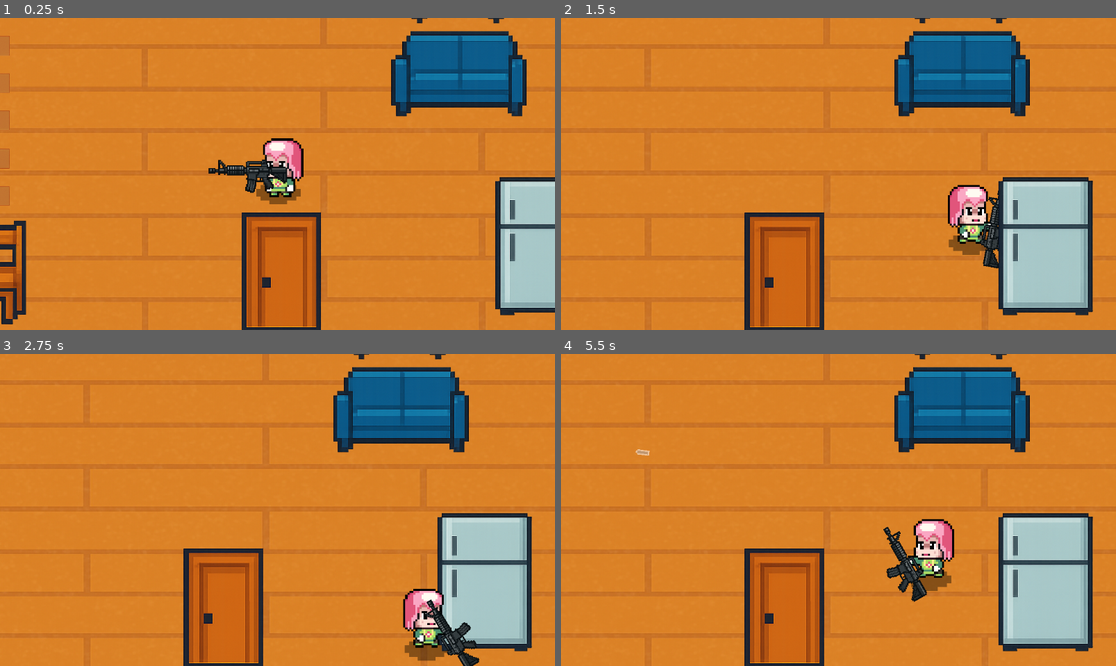
Above: before the commit, frames 1-4 (two rows, left to right).
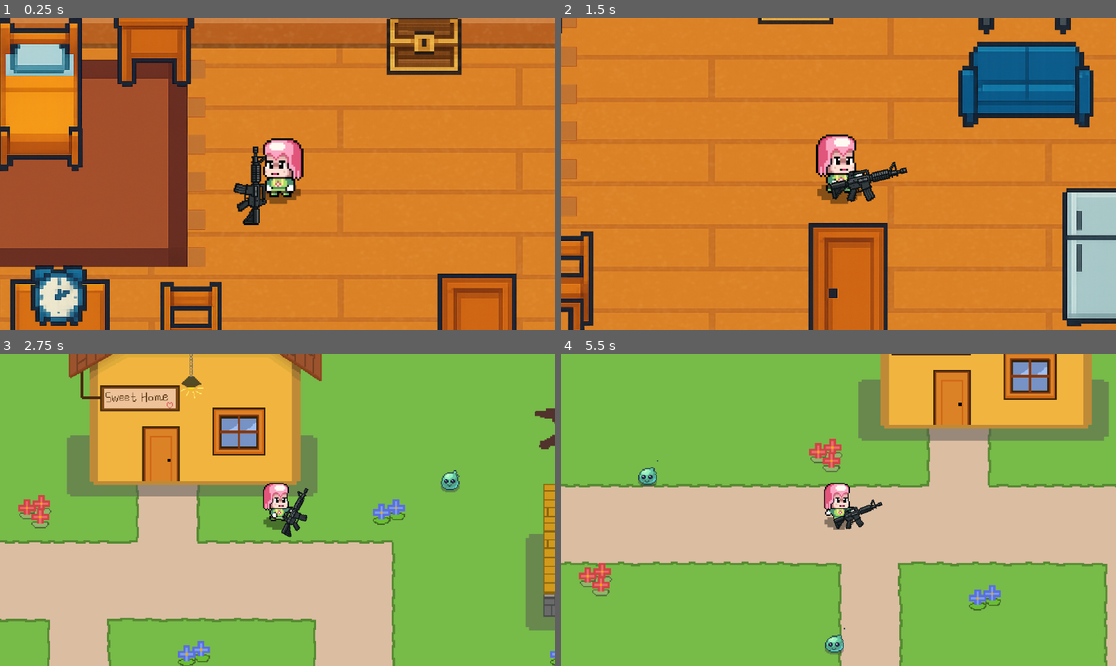
Above: after the commit, the same moments.

Repository: Zhipi123/GameProgramming-KnightAli
Game: Godot game, scene res://Scene/home.tscn
The game is run twice, just before and just after one commit, with the same random seed, the same clock (stepped at 60 frames per second) and the same inputs.
Inputs (mouse positions are in pixels of both pictures, inside the frame that each line leads up to):
- Up to frame 1 (0.25 s): no input
- Up to frame 2 (1.5 s): move the mouse to (960, 158) at 0.52 s; hold Right (ui_right) 0.53-1.28 s; click (960, 158) at 0.67 s; move the mouse to (727, 189) at 1.27 s; hold Down (ui_down) from 1.28 s (still down)
- Up to frame 3 (2.75 s): move the mouse to (333, 441) at 2.02 s; release Down (ui_down) at 2.03 s; hold Right (ui_right) from 2.03 s (still down)
- Up to frame 4 (5.5 s): move the mouse to (810, 572) at 2.77 s; release Right (ui_right) at 2.78 s; hold Up (ui_up) 2.78-3.53 s; click (810, 572) at 2.92 s; move the mouse to (1005, 556) at 3.52 s; hold Left (ui_left) 3.53-5.03 s; move the mouse to (672, 463) at 4.27 s; move the mouse to (866, 510) at 5.02 s; hold Down (ui_down) from 5.03 s (still down); click (866, 510) at 5.17 s

The runs differ from the first frame. In frame 1, 54% of the frame differs, in the area x 0-100%, y 0-100%; in frame 2, 32%; in frame 3, 98%; in frame 4, 100%.

Commit message:
Scene change
The logic of scene switching is handled. Add a shop scene.

Diff:
--- a/Knight Ali New/Scene/grass.tscn
+++ b/Knight Ali New/Scene/grass.tscn
@@ -82,6 +82,9 @@
 [sub_resource type="RectangleShape2D" id="RectangleShape2D_nh2w5"]
 size = Vector2(27.5, 14)
 
+[sub_resource type="RectangleShape2D" id="RectangleShape2D_n3faq"]
+size = Vector2(35, 13.5)
+
 [node name="GrassScene" type="Node2D"]
 y_sort_enabled = true
 position = Vector2(74, -1)
@@ -139,7 +142,7 @@
 shape = SubResource("RectangleShape2D_nh2w5")
 
 [node name="player" parent="." instance=ExtResource("5_q6snc")]
-position = Vector2(284, 240)
+position = Vector2(540, 174)
 scale = Vector2(0.497, 0.497)
 
 [node name="enemy2" parent="." instance=ExtResource("8_8y62i")]
@@ -166,5 +169,13 @@
 [node name="enemy8" parent="." instance=ExtResource("8_8y62i")]
 position = Vector2(755, 573)
 
+[node name="GoIntoShop" type="Area2D" parent="."]
+
+[node name="CollisionShape2D" type="CollisionShape2D" parent="GoIntoShop"]
+position = Vector2(697, 278)
+shape = SubResource("RectangleShape2D_n3faq")
+
 [connection signal="body_entered" from="GoBackToHome" to="." method="_on_go_back_to_home_body_entered"]
 [connection signal="body_exited" from="GoBackToHome" to="." method="_on_go_back_to_home_body_exited"]
+[connection signal="body_entered" from="GoIntoShop" to="." method="_on_go_into_shop_body_entered"]
+[connection signal="body_exited" from="GoIntoShop" to="." method="_on_go_into_shop_body_exited"]
--- a/Knight Ali New/Scene/home.tscn
+++ b/Knight Ali New/Scene/home.tscn
@@ -134,7 +134,7 @@
 shape = SubResource("RectangleShape2D_nkyp5")
 
 [node name="player" parent="." instance=ExtResource("5_474hv")]
-position = Vector2(742, 455)
+position = Vector2(510, 382)
 
 [connection signal="body_entered" from="GoOutToGrass" to="." method="_on_go_out_to_grass_body_entered"]
 [connection signal="body_exited" from="GoOutToGrass" to="." method="_on_go_out_to_grass_body_exited"]
--- a/Knight Ali New/Scene/player.tscn
+++ b/Knight Ali New/Scene/player.tscn
@@ -354,7 +354,7 @@
 [node name="on_attack_cooldown" type="Timer" parent="."]
 
 [node name="weapon_holder" type="Node2D" parent="."]
-position = Vector2(-1, 5)
+position = Vector2(0, 8)
 
 [connection signal="body_entered" from="player_hitbox" to="." method="_on_player_hitbox_body_entered"]
 [connection signal="body_exited" from="player_hitbox" to="." method="_on_player_hitbox_body_exited"]
--- /dev/null
+++ b/Knight Ali New/Scene/shop.tscn
@@ -0,0 +1,169 @@
+[gd_scene load_steps=18 format=3 uid="uid://d3whrgnext7xd"]
+
+[ext_resource type="Texture2D" uid="uid://be4ijg7vy7m4x" path="res://Background/shop.png" id="1_2gwsp"]
+[ext_resource type="Script" path="res://Script/shop.gd" id="1_5qg21"]
+[ext_resource type="Texture2D" uid="uid://32dhid0ht8k2" path="res://Items/shop-furniture.png" id="2_u0o3u"]
+[ext_resource type="Texture2D" uid="uid://t17qaf3vjkb0" path="res://Items/furnitures.png" id="3_61r7x"]
+[ext_resource type="Texture2D" uid="uid://bfyu4ujsl47ot" path="res://Items/chest.png" id="4_htokb"]
+[ext_resource type="Texture2D" uid="uid://cnwxs11b28mwg" path="res://Items/carpet.png" id="5_1jf23"]
+[ext_resource type="Texture2D" uid="uid://btg8ku0hw8mu8" path="res://weapon/allweapon.png" id="7_kc564"]
+[ext_resource type="PackedScene" uid="uid://exluca04i7q7" path="res://Scene/player.tscn" id="8_daeq7"]
+
+[sub_resource type="TileSetAtlasSource" id="TileSetAtlasSource_ch1cn"]
+texture = ExtResource("2_u0o3u")
+1:25/size_in_atlas = Vector2i(62, 26)
+1:25/0 = 0
+1:25/0/physics_layer_0/linear_velocity = Vector2(0, 0)
+1:25/0/physics_layer_0/angular_velocity = 0.0
+1:25/0/physics_layer_0/polygon_0/points = PackedVector2Array(-464, -32, 444, -52, 432, 180, 356, 184, 352, 140, -360, 144, -352, 188, -448, 188)
+41:5/size_in_atlas = Vector2i(8, 19)
+41:5/0 = 0
+41:5/0/physics_layer_0/linear_velocity = Vector2(0, 0)
+41:5/0/physics_layer_0/angular_velocity = 0.0
+50:7/size_in_atlas = Vector2i(11, 16)
+50:7/0 = 0
+50:7/0/physics_layer_0/linear_velocity = Vector2(0, 0)
+50:7/0/physics_layer_0/angular_velocity = 0.0
+3:5/size_in_atlas = Vector2i(20, 19)
+3:5/0 = 0
+3:5/0/physics_layer_0/linear_velocity = Vector2(0, 0)
+3:5/0/physics_layer_0/angular_velocity = 0.0
+25:4/size_in_atlas = Vector2i(15, 20)
+25:4/0 = 0
+25:4/0/physics_layer_0/linear_velocity = Vector2(0, 0)
+25:4/0/physics_layer_0/angular_velocity = 0.0
+
+[sub_resource type="TileSet" id="TileSet_ekb4h"]
+physics_layer_0/collision_layer = 1
+sources/1 = SubResource("TileSetAtlasSource_ch1cn")
+
+[sub_resource type="TileSetAtlasSource" id="TileSetAtlasSource_li4kj"]
+texture = ExtResource("3_61r7x")
+9:28/size_in_atlas = Vector2i(16, 16)
+9:28/0 = 0
+9:28/0/physics_layer_0/linear_velocity = Vector2(0, 0)
+9:28/0/physics_layer_0/angular_velocity = 0.0
+26:28/size_in_atlas = Vector2i(13, 19)
+26:28/0 = 0
+26:28/0/y_sort_origin = 120
+26:28/0/physics_layer_0/linear_velocity = Vector2(0, 0)
+26:28/0/physics_layer_0/angular_velocity = 0.0
+45:3/size_in_atlas = Vector2i(19, 23)
+45:3/0 = 0
+45:3/0/y_sort_origin = -60
+45:3/0/physics_layer_0/linear_velocity = Vector2(0, 0)
+45:3/0/physics_layer_0/angular_velocity = 0.0
+45:3/0/physics_layer_0/polygon_0/points = PackedVector2Array(-136, -92, 128, -78, 138, 88, 116, 98, 124, 152, 80, 156, 82, 96, -64, 100, -66, 158, -96, 156, -98, 88, -136, 88)
+19:48/size_in_atlas = Vector2i(22, 13)
+19:48/0 = 0
+19:48/0/physics_layer_0/linear_velocity = Vector2(0, 0)
+19:48/0/physics_layer_0/angular_velocity = 0.0
+19:48/0/physics_layer_0/polygon_0/points = PackedVector2Array(-166, -40, 148, -32, 144, 108, 106, 106, 104, 78, -120, 78, -132, 106, -162, 96)
+
+[sub_resource type="TileSetAtlasSource" id="TileSetAtlasSource_p3epm"]
+texture = ExtResource("4_htokb")
+2:3/size_in_atlas = Vector2i(12, 10)
+2:3/0 = 0
+2:3/0/physics_layer_0/linear_velocity = Vector2(0, 0)
+2:3/0/physics_layer_0/angular_velocity = 0.0
+2:3/0/physics_layer_0/polygon_0/points = PackedVector2Array(-87.6812, -33.9411, 83.4386, -36.7696, 86.267, 70.7107, -87.6812, 69.2965)
+
+[sub_resource type="TileSetAtlasSource" id="TileSetAtlasSource_ao7ea"]
+texture = ExtResource("5_1jf23")
+7:16/size_in_atlas = Vector2i(50, 33)
+7:16/0 = 0
+7:16/0/physics_layer_0/linear_velocity = Vector2(0, 0)
+7:16/0/physics_layer_0/angular_velocity = 0.0
+
+[sub_resource type="TileSet" id="TileSet_h28t0"]
+physics_layer_0/collision_layer = 1
+sources/0 = SubResource("TileSetAtlasSource_li4kj")
+sources/1 = SubResource("TileSetAtlasSource_p3epm")
+sources/2 = SubResource("TileSetAtlasSource_ao7ea")
+
+[sub_resource type="TileSetAtlasSource" id="TileSetAtlasSource_aqcsv"]
+texture = ExtResource("7_kc564")
+1:14/size_in_atlas = Vector2i(29, 13)
+1:14/0 = 0
+32:14/size_in_atlas = Vector2i(30, 11)
+32:14/0 = 0
+65:14/size_in_atlas = Vector2i(30, 13)
+65:14/0 = 0
+5:28/size_in_atlas = Vector2i(17, 14)
+5:28/0 = 0
+34:28/size_in_atlas = Vector2i(25, 13)
+34:28/0 = 0
+64:29/size_in_atlas = Vector2i(31, 13)
+64:29/0 = 0
+64:43/size_in_atlas = Vector2i(31, 13)
+64:43/0 = 0
+33:42/size_in_atlas = Vector2i(27, 14)
+33:42/0 = 0
+2:42/size_in_atlas = Vector2i(24, 14)
+2:42/0 = 0
+
+[sub_resource type="TileSet" id="TileSet_t833p"]
+sources/0 = SubResource("TileSetAtlasSource_aqcsv")
+
+[sub_resource type="RectangleShape2D" id="RectangleShape2D_whpew"]
+size = Vector2(88, 37.5)
+
+[node name="ShopScene" type="Node2D"]
+y_sort_enabled = true
+position = Vector2(-1, 1)
+script = ExtResource("1_5qg21")
+
+[node name="Shop" type="Sprite2D" parent="."]
+position = Vector2(577, -112)
+scale = Vector2(1.12109, 0.871812)
+texture = ExtResource("1_2gwsp")
+offset = Vector2(0, 500)
+
+[node name="furniture1" type="TileMap" parent="."]
+y_sort_enabled = true
+scale = Vector2(0.27, 0.27)
+tile_set = SubResource("TileSet_ekb4h")
+format = 2
+layer_0/name = "furniture"
+layer_0/y_sort_enabled = true
+layer_0/z_index = 1
+layer_0/tile_data = PackedInt32Array(4259893, 65537, 25, 1310908, 1638401, 4, 1376467, 3276801, 7, 1310953, 2686977, 5)
+
+[node name="furniture2" type="TileMap" parent="."]
+y_sort_enabled = true
+scale = Vector2(0.5, 0.5)
+tile_set = SubResource("TileSet_h28t0")
+format = 2
+layer_0/name = "carpet"
+layer_0/tile_data = PackedInt32Array(2883612, 458754, 16)
+layer_1/name = "furniture"
+layer_1/y_sort_enabled = true
+layer_1/z_index = 1
+layer_1/tile_data = PackedInt32Array(4718720, 1703936, 28, 1835121, 2949120, 3, 3080306, 1245184, 48, 983115, 589824, 28, 1835071, 131073, 3)
+
+[node name="gunsOnWall" type="TileMap" parent="."]
+position = Vector2(51, 20)
+scale = Vector2(0.28, 0.28)
+tile_set = SubResource("TileSet_t833p")
+format = 2
+layer_0/name = "guns"
+layer_0/z_index = 1
+layer_0/tile_data = PackedInt32Array(1572877, 327680, 28, 524311, 65536, 14, 1572903, 2228224, 28, 393276, 2097152, 14, 1572938, 4194304, 29, 393310, 4259840, 14)
+
+[node name="player" parent="." instance=ExtResource("8_daeq7")]
+position = Vector2(937, 586)
+
+[node name="goBackToScene" type="Area2D" parent="."]
+
+[node name="CollisionShape2D" type="CollisionShape2D" parent="goBackToScene"]
+position = Vector2(1025, 630)
+shape = SubResource("RectangleShape2D_whpew")
+
+[node name="StaticBody2D" type="StaticBody2D" parent="."]
+position = Vector2(4, 229)
+
+[node name="CollisionPolygon2D" type="CollisionPolygon2D" parent="StaticBody2D"]
+polygon = PackedVector2Array(-1, 0, 11, 133, 4, 282, 9, 409, 464, 399, 973, 405, 975, 418, 1069, 420, 1069, 402, 1125, 402, 1116, 91, 1131, -8, 952, 0, 753, 0, 547, -1, 360, -16, 85, -19, 4, -3, 43, -47, 404, -53, 771, -23, 1175, -40, 1150, 158, 1164, 423, 822, 467, 419, 450, 57, 465, -68, 409, -40, 211)
+
+[connection signal="body_entered" from="goBackToScene" to="." method="_on_go_back_to_scene_body_entered"]
+[connection signal="body_exited" from="goBackToScene" to="." method="_on_go_back_to_scene_body_exited"]
--- /dev/null
+++ b/Knight Ali New/Scene/shop_npc.tscn
@@ -0,0 +1,10 @@
+[gd_scene load_steps=2 format=3 uid="uid://dt4vv4mk56o6v"]
+
+[sub_resource type="SpriteFrames" id="SpriteFrames_t3w3u"]
+
+[node name="ShopNPC" type="CharacterBody2D"]
+
+[node name="CollisionShape2D" type="CollisionShape2D" parent="."]
+
+[node name="AnimatedSprite2D" type="AnimatedSprite2D" parent="."]
+sprite_frames = SubResource("SpriteFrames_t3w3u")
--- a/Knight Ali New/Scene/weapons/m4a1.tscn
+++ b/Knight Ali New/Scene/weapons/m4a1.tscn
@@ -18,7 +18,10 @@
 [node name="M4A1" instance=ExtResource("1_vjua3")]
 script = ExtResource("2_er6dg")
 
+[node name="Marker2D" parent="." index="0"]
+position = Vector2(57, -3)
+
 [node name="AnimatedSprite2D" parent="." index="2"]
-position = Vector2(1, 4)
+position = Vector2(6, 4)
 scale = Vector2(0.095, 0.095)
 sprite_frames = SubResource("SpriteFrames_55adx")
--- a/Knight Ali New/Script/global.gd
+++ b/Knight Ali New/Script/global.gd
@@ -1,15 +1,29 @@
 extends Node
 
 var player_current_attack = false
-
+var previous_scene: String = ""
 var current_scene = "HomeScene"
 var transition_scene = false
 var next_scene = ""  # ✅ 新增字段：记录要切换到的场景路径
+#home x,y
+var player_back_home_posx = 750
+var player_back_home_posy = 500
 
-var player_exit_home_posx = 0
-var player_exit_home_posy = 0
-var player_start_posx = 0
-var player_start_posy = 0
+var player_home_start_posx = 510
+var player_home_start_posy = 382
+
+var player_at_home_first = true
+#grass x,y
+var grass_to_home_posx = 282
+var grass_to_home_posy = 236
+
+var grass_to_shop_posx = 697
+var grass_to_shop_posy = 304
+#shop x,y
+
+var player_come_shop_posx = 937
+var player_come_shop_posy = 586
+
 
 func finish_changescenes():
 	if transition_scene:
--- a/Knight Ali New/Script/grass.gd
+++ b/Knight Ali New/Script/grass.gd
@@ -3,29 +3,43 @@
 func _ready():
 	global.current_scene = "GrassScene"
 	print(global.current_scene)
+	print(global.previous_scene)
+	print(global.next_scene)
+
+	# 根据上一场景决定玩家的位置
+	if global.previous_scene == "HomeScene":
+		$player.position.x = global.grass_to_home_posx
+		$player.position.y = global.grass_to_home_posy
+	elif global.previous_scene == "ShopScene":
+		$player.position.x = global.grass_to_shop_posx
+		$player.position.y = global.grass_to_shop_posy
 
 func _process(delta):
-	change_scene()
+	change_scene()  # 检查是否要切换场景
 
+# 监听从草地回到主场景
 func _on_go_back_to_home_body_entered(body):
 	if body.has_method("player"):
 		global.transition_scene = true
-		global.next_scene = "res://Scene/home.tscn"
+		global.next_scene = "res://Scene/home.tscn"  # 进入家
 
 func _on_go_back_to_home_body_exited(body):
 	if body.has_method("player"):
 		global.transition_scene = false
 
+# 监听从草地进入商店
 func _on_go_into_shop_body_entered(body):
 	if body.has_method("player"):
 		global.transition_scene = true
-		global.next_scene = "res://Scene/shop.tscn"
+		global.previous_scene = global.current_scene  # 记录上一个场景
+		global.next_scene = "res://Scene/shop.tscn"  # 设置跳转到商店场景
 
 func _on_go_into_shop_body_exited(body):
 	if body.has_method("player"):
 		global.transition_scene = false
 
+# 场景切换逻辑
 func change_scene():
 	if global.transition_scene:
-		get_tree().change_scene_to_file(global.next_scene)
-		global.finish_changescenes()
+		get_tree().change_scene_to_file(global.next_scene)  # 执行场景跳转
+		global.finish_changescenes()  # 完成场景转换
--- a/Knight Ali New/Script/home.gd
+++ b/Knight Ali New/Script/home.gd
@@ -2,6 +2,13 @@
 
 func _ready():
 	global.current_scene = "HomeScene"
+
+	if global.player_at_home_first == true:
+		$player.position.x = global.player_home_start_posx
+		$player.position.y = global.player_home_start_posy
+	elif  global.player_at_home_first == false:
+		$player.position.x = global.player_back_home_posx
+		$player.position.y = global.player_back_home_posy
 # Called every frame. 'delta' is the elapsed time since the previous frame.
 func _process(delta):
 	change_scene()
@@ -14,9 +21,10 @@
 	if body.has_method("player"):
 		global.transition_scene = false
 
-
 func change_scene():
 	if global.transition_scene == true:
 		if global.current_scene == "HomeScene":
+			global.previous_scene = "HomeScene"
 			get_tree().change_scene_to_file("res://Scene/Grass.tscn")
+			global.player_at_home_first = false
 			global.finish_changescenes()
--- a/Knight Ali New/Script/player.gd
+++ b/Knight Ali New/Script/player.gd
@@ -43,6 +43,13 @@
 		$Camera2D.limit_right = 1150
 		$Camera2D.limit_bottom = 640
 		speed = 150
+	elif global.current_scene == "ShopScene":
+		$Camera2D.zoom = Vector2(1.7, 1.7)
+		$Camera2D.limit_left = 0
+		$Camera2D.limit_top = 0
+		$Camera2D.limit_right = 1140
+		$Camera2D.limit_bottom = 640
+		speed = 300
 
 	is_shooting = Input.is_mouse_button_pressed(MOUSE_BUTTON_LEFT)
 
--- /dev/null
+++ b/Knight Ali New/Script/shop.gd
@@ -0,0 +1,35 @@
+extends Node2D
+
+# 初始化商店场景
+func _ready():
+	global.current_scene = "ShopScene"  # 设置当前场景为商店
+	print("Current Scene:", global.current_scene)
+	print("Previous Scene:", global.previous_scene)  # 确保 previous_scene 被正确设置
+	print("Next Scene:", global.next_scene)  # 确保 next_scene 被正确设置
+
+	# 根据上一场景决定玩家的位置
+	if global.previous_scene == "GrassScene":
+		# 在新场景的 _ready 中设置玩家位置
+		$player.position.x = global.player_come_shop_posx
+		$player.position.y = global.player_come_shop_posy
+
+func _process(delta):
+	change_scene()  # 检查是否要切换场景
+
+# 监听玩家进入商店并返回上一个场景
+func _on_go_back_to_scene_body_entered(body):
+	if body.has_method("player"):
+		global.transition_scene = true
+		if global.previous_scene == "GrassScene":
+			global.next_scene = "res://Scene/Grass.tscn"
+
+func _on_go_back_to_scene_body_exited(body):
+	if body.has_method("player"):
+		global.transition_scene = false
+
+# 场景切换逻辑
+func change_scene():
+	if global.transition_scene:
+		global.previous_scene = "ShopScene"
+		get_tree().change_scene_to_file(global.next_scene)  # 执行场景跳转
+		global.finish_changescenes()  # 完成场景转换
Binary file added: Knight Ali New/Items/shop-furniture.png
Not shown, added: Knight Ali New/Items/shop-furniture.png.import
Not shown: 1 places in Knight Ali New/Scene/grass.tscn that only renumber resources
Binary file added: Knight Ali New/weapon/allweapon.png
Not shown, added: Knight Ali New/weapon/allweapon.png.import
